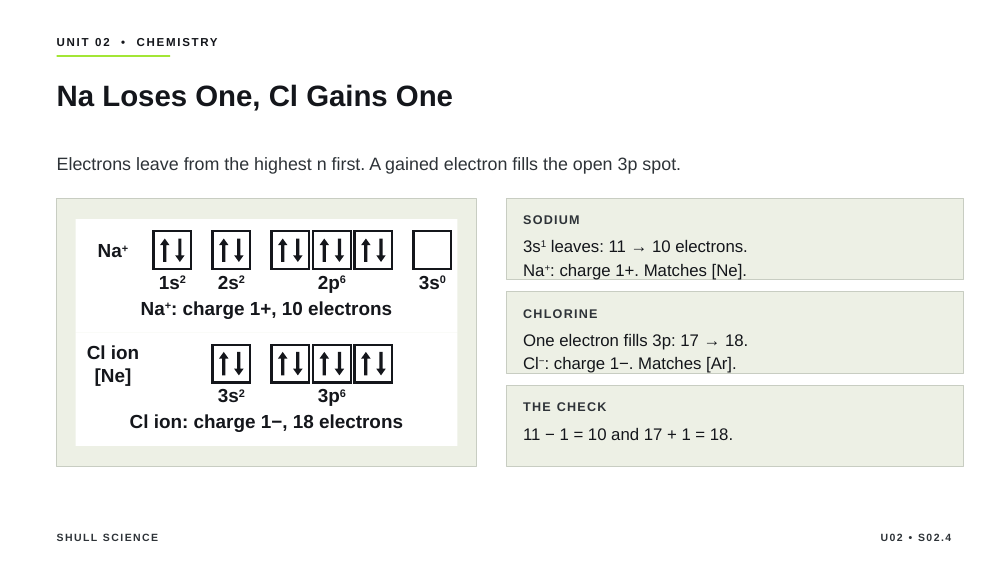
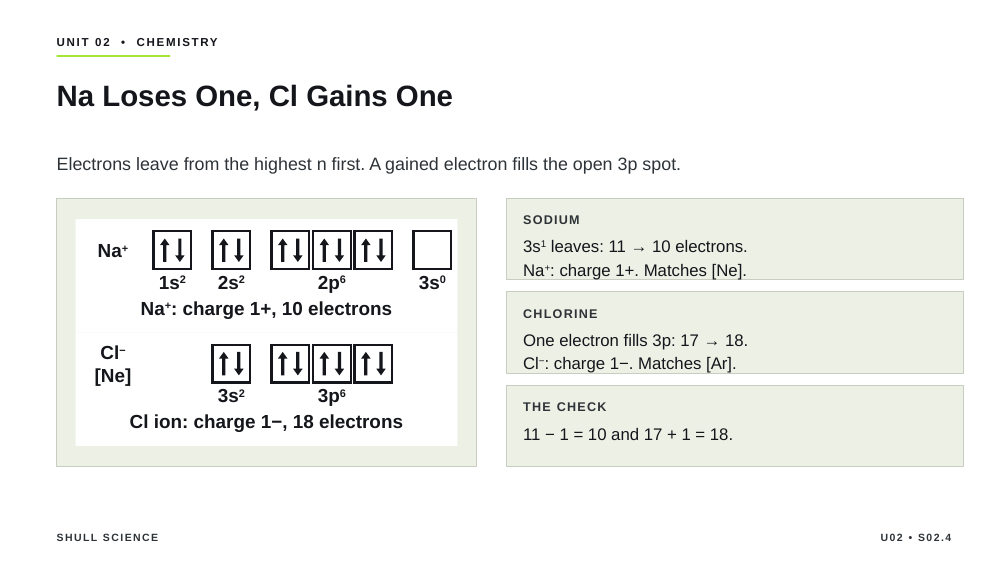
Before and after one commit to Hayabusa015/WorkWork, a slide deck: slide 10 of deliverables/chem-u02/SHULL_CHEM_Slides_U02_S02.4_Static.pptx. Drawn at 1008x567 pixels with LibreOffice and Linux fonts; fonts in the diff are those of the drawing. Boxes give left, top, right and bottom in pixels: in the first picture for what was removed or moved away, otherwise in the second. Text is boxed around its words. In the diff, an @@ line names an element or a change of style, - is before the commit and + after.

```diff
--- a/deliverables/chem-u02/SHULL_CHEM_Slides_U02_S02.4_Static.pptx
+++ b/deliverables/chem-u02/SHULL_CHEM_Slides_U02_S02.4_Static.pptx
@@ text at (x1=100, y1=345, x2=119, y2=359): text changed @@
-Cl ion
+Cl−
```
Also in this commit, not shown: 6 other files.
